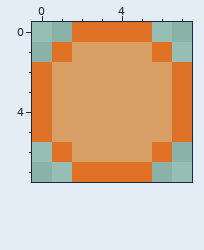
A pixel-art file gets an edit: Assets/Sprites/ball.ase. Above is the file before it was changed.
8x8 pixels, 1 frame.
Once edited:
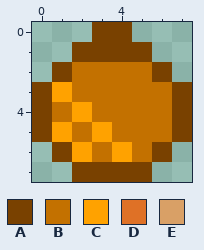
Palette (. is transparent): A #794100  B #c37100  C #ffa200  D #df7126  E #d9a066
What changed:
layer "Layer 1" now hidden
layer "Layer 3" added
Changed rows in their new state; - is an unchanged pixel.
first column x 0:
0 --.AA.--
1 -.AAAA.-
2 .ABBBBA.
3 ACBBBBBA
4 ABCBBBBA
5 ACBCBBBA
6 -ACBCBA-
7 --AAAA--
Changed places in both pictures, as pixel boxes (x1, y1, x2, y2):
changed: (32, 22, 192, 182)
